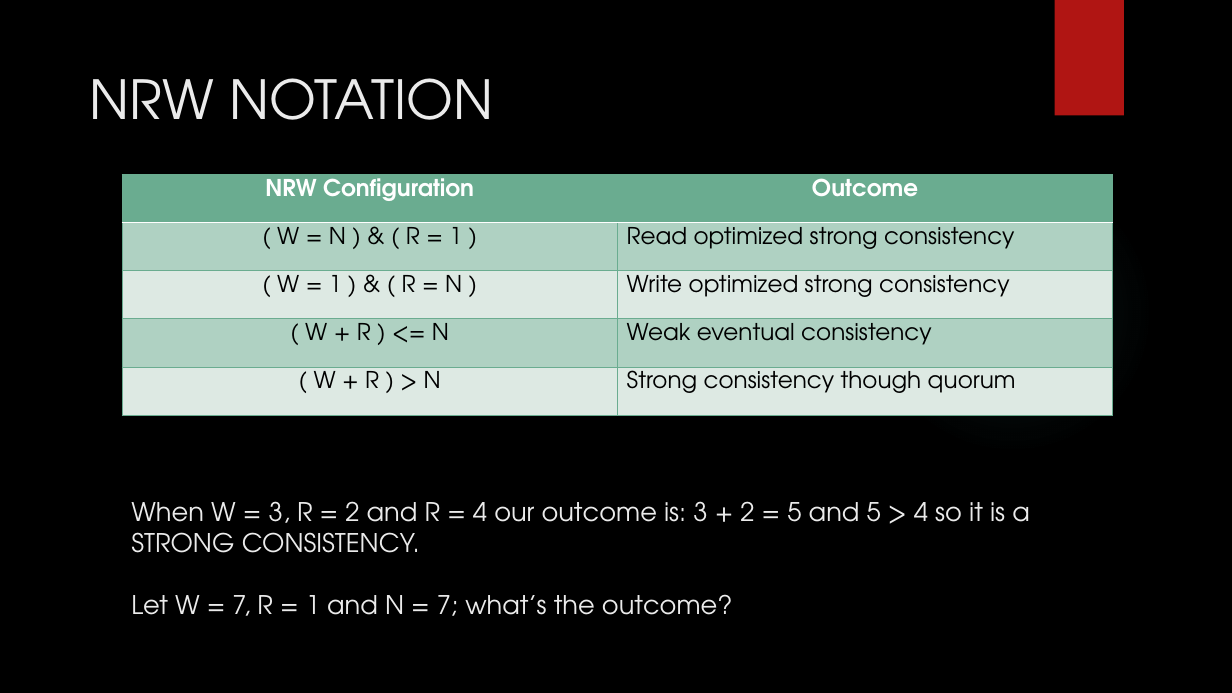
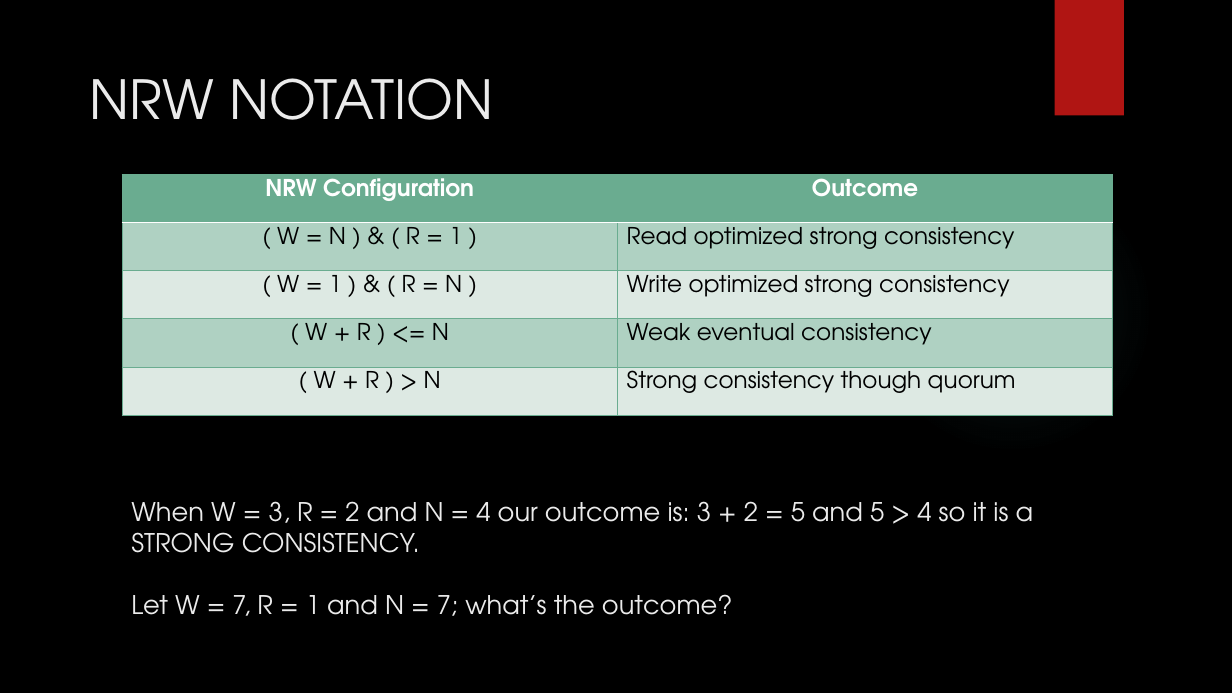
Before and after one commit to MaxWOU/cs364pptx, a slide deck: slide 7 of group6slidshow.pptx. Drawn at 1232x693 pixels with LibreOffice and Linux fonts; fonts in the diff are those of the drawing; background and template pictures are left out. Boxes give left, top, right and bottom in pixels: in the first picture for what was removed or moved away, otherwise in the second. Text is boxed around its words. In the diff, an @@ line names an element or a change of style, - is before the commit and + after.

```diff
--- a/group6slidshow.pptx
+++ b/group6slidshow.pptx
@@ title at <box>131,501,1034,616</box>: text changed @@
-When W = 3, R = 2 and R = 4 our outcome is: 3 + 2 = 5 and 5 > 4 so it is a STRONG CONSISTENCY.
-Let W = 7, R = 1 and N = 7; what’s the outcome?
+When W = 3, R = 2 and N = 4 our outcome is: 3 + 2 = 5 and 5 > 4 so it is a STRONG CONSISTENCY.
+Let W = 7, R = 1 and N = 7; what’s the outcome?
```
Also in this commit, not shown: 3 other slides changed.
